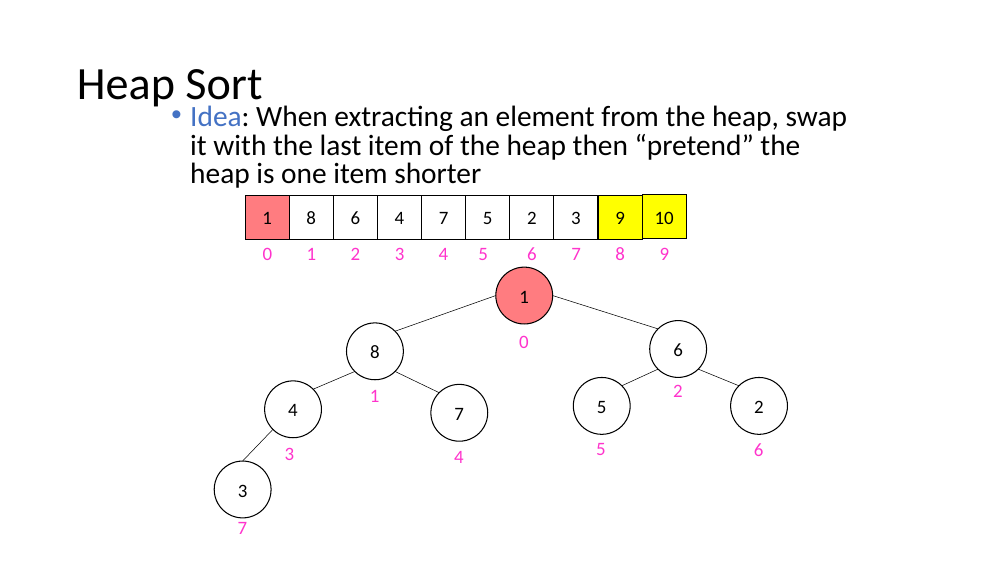
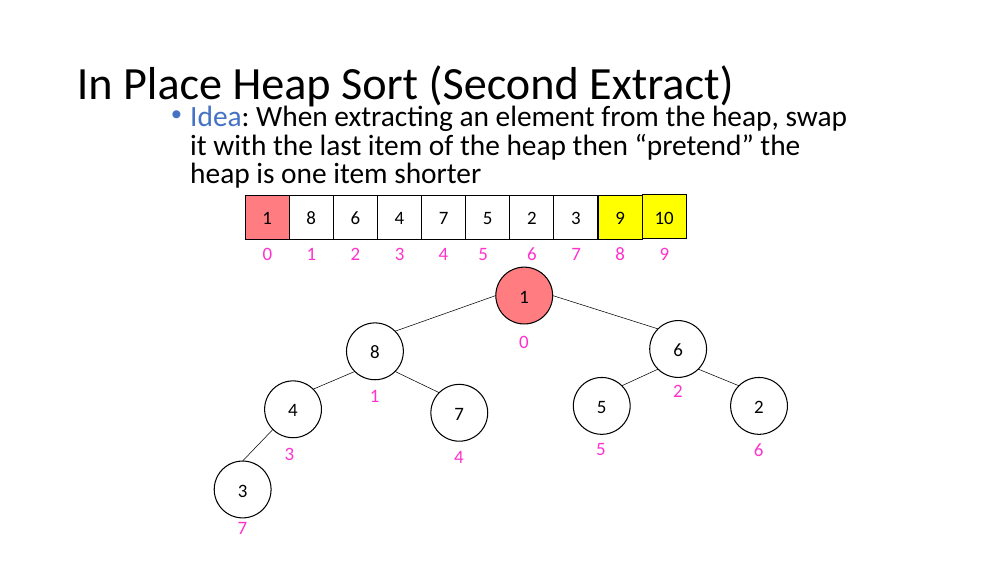
Before and after one commit to natebrunelle/cse332, a slide deck: slide 46 of markdown/files/slides/lecture12_sorting1.pptx. Drawn at 1008x567 pixels with LibreOffice and Linux fonts; fonts in the diff are those of the drawing. Boxes give left, top, right and bottom in pixels: in the first picture for what was removed or moved away, otherwise in the second. Text is boxed around its words. In the diff, an @@ line names an element or a change of style, - is before the commit and + after.

```diff
--- a/markdown/files/slides/lecture12_sorting1.pptx
+++ b/markdown/files/slides/lecture12_sorting1.pptx
@@ title at [77, 65, 733, 111]: text changed @@
-Heap Sort
+In Place Heap Sort (Second Extract)
```
Also in this commit, not shown: 11 other slides changed, 27 slides removed, 11 other files.
